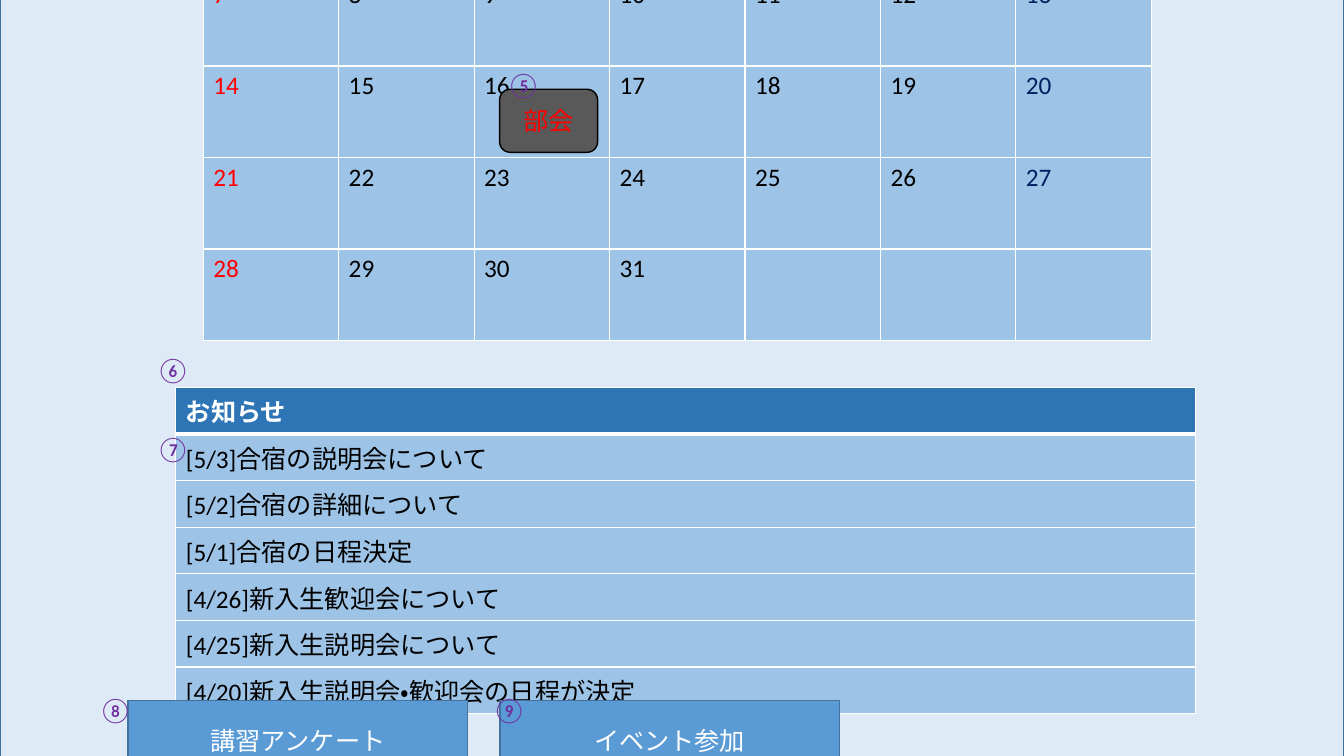
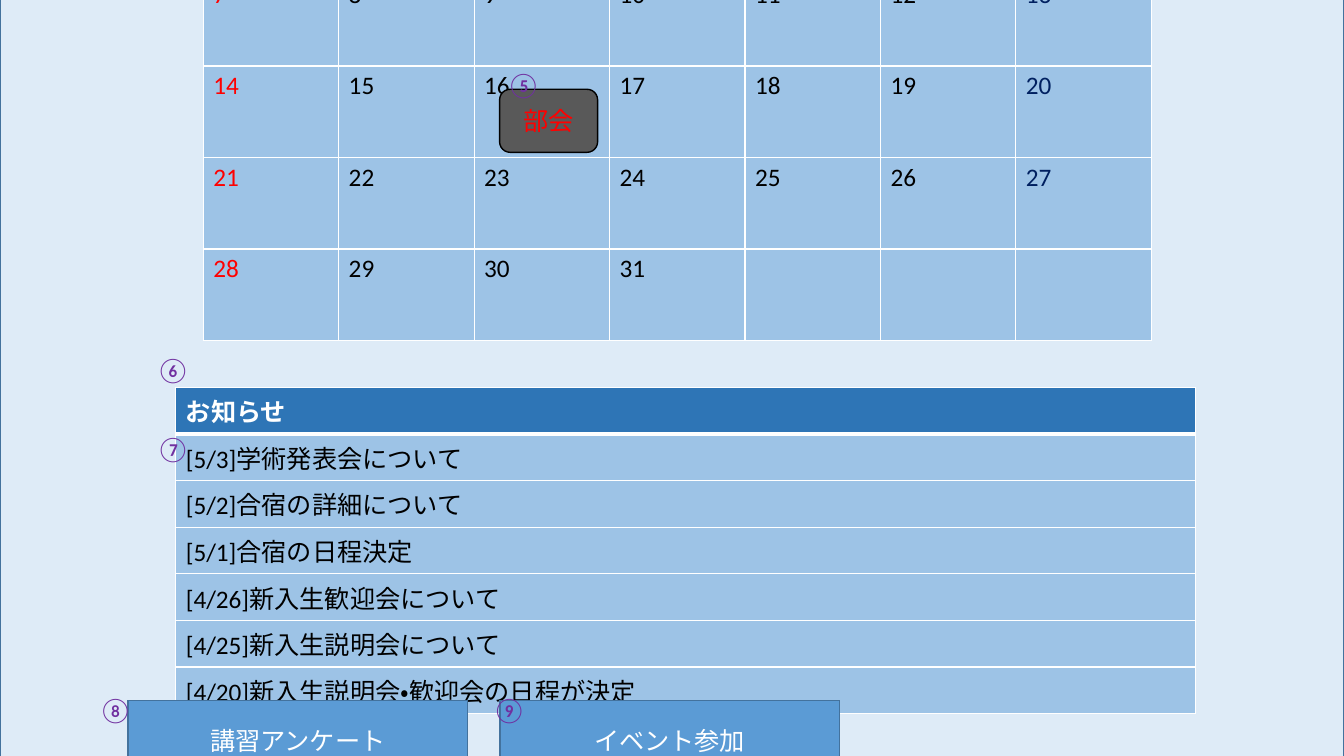
Before and after one commit to MNB-oda/MNB, a slide deck: slide 21 of 提出課題/外部設計書/画面設計.pptx. Drawn at 1344x756 pixels with LibreOffice and Linux fonts; fonts in the diff are those of the drawing. Boxes give left, top, right and bottom in pixels: in the first picture for what was removed or moved away, otherwise in the second. Text is boxed around its words. In the diff, an @@ line names an element or a change of style, - is before the commit and + after.

```diff
--- a/提出課題/外部設計書/画面設計.pptx
+++ b/提出課題/外部設計書/画面設計.pptx
@@ table at box(175, 387, 1196, 711) @@
-row 2, column 1: [5/3]合宿の説明会について
+row 2, column 1: [5/3]学術発表会について
```
Also in this commit, not shown: 10 other slides changed, 4 slides added.
